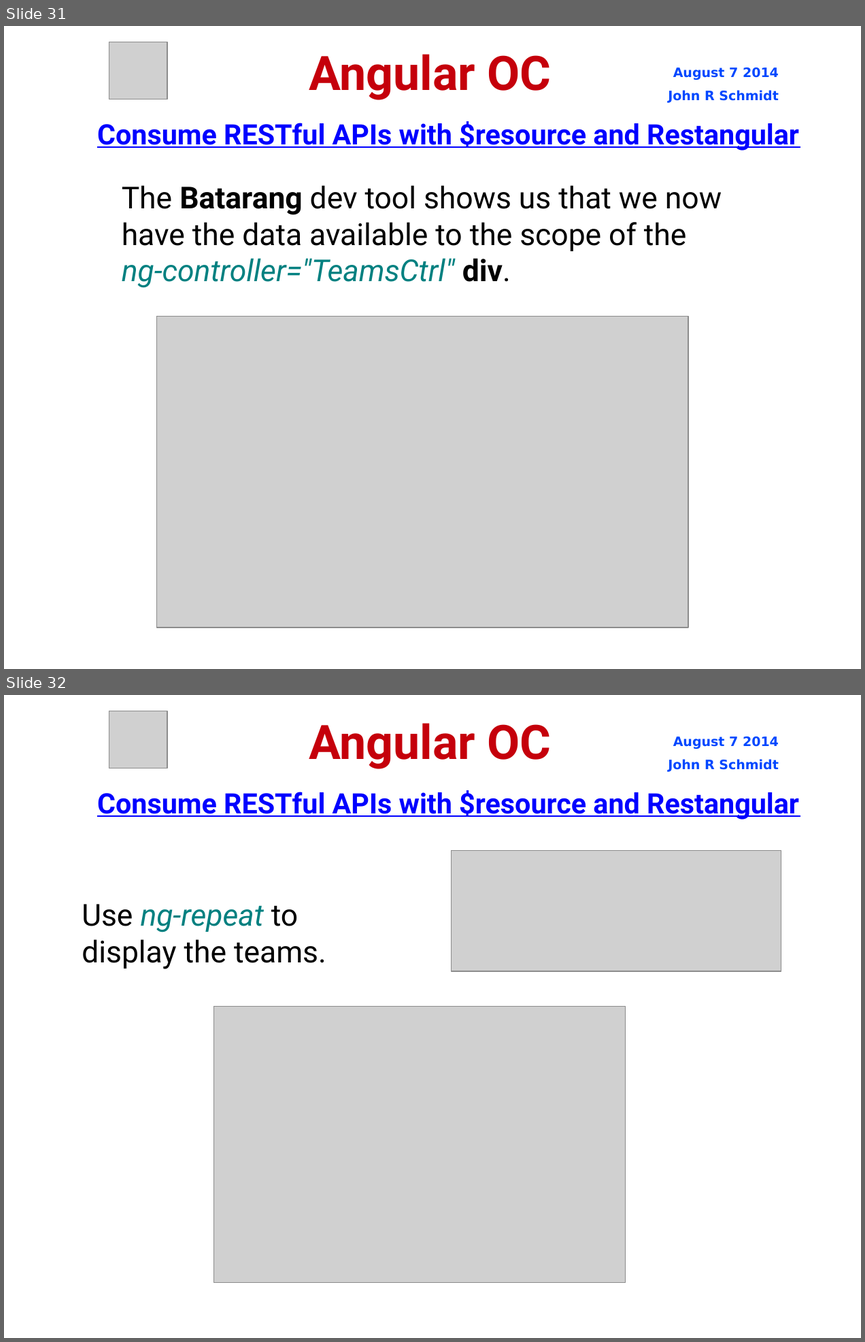
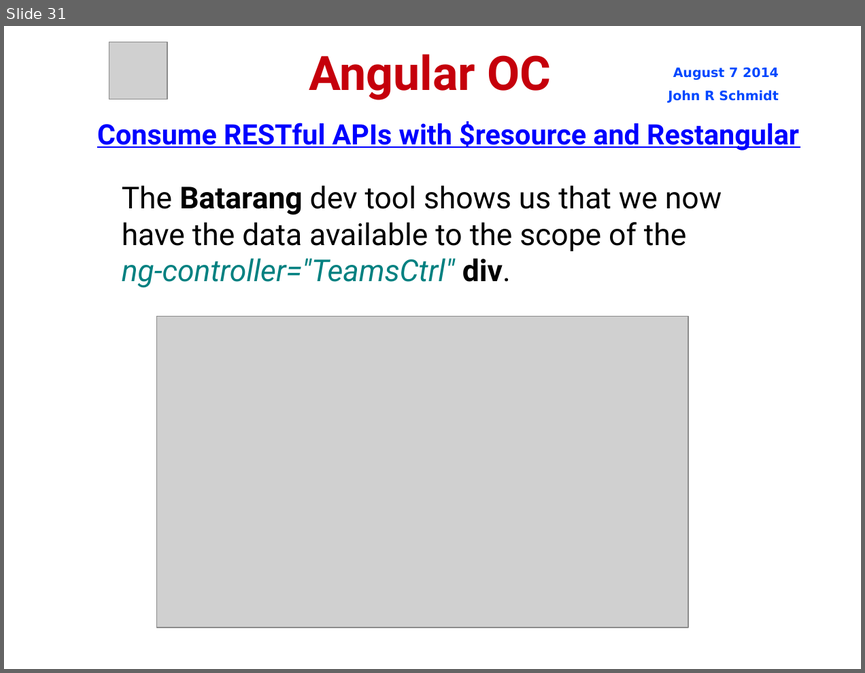
Before and after one commit to jrschmidt/fifa-angular-rest-demo, a slide deck: fifa.odp. Shown one above the other, each under a label of ours: slides 31 and 32 before the commit, slide 31 after it. The pictures are 865x1342 and 865x673 pixels, drawn with LibreOffice and Linux fonts; fonts in the diff are those of the drawing; grey boxes stand for pictures; background and template pictures are left out. Boxes give left, top, right and bottom in pixels: in the first picture for what was removed or moved away, otherwise in the second. Text is boxed around its words. In the diff, an @@ line names an element or a change of style, - is before the commit and + after.

```diff
--- a/fifa.odp
+++ b/fifa.odp
@@ slide 32 removed at <box>4,695,861,1338</box>, background picture (left out) @@
@@ picture removed at <box>109,711,167,768</box> @@
@@ title removed at <box>309,723,551,769</box> @@
-Angular OC
@@ text removed at <box>668,736,779,772</box> @@
-August 7 2014
-John R Schmidt
@@ text removed at <box>97,790,799,819</box> @@
-Consume RESTful APIs with $resource and Restangular
@@ picture removed at <box>451,851,781,971</box> @@
@@ subtitle removed at <box>82,904,326,969</box> @@
-Use ng-repeat to display the teams.
@@ picture removed at <box>214,1006,626,1282</box> @@
```
Also in this commit, not shown: 2 other files.
